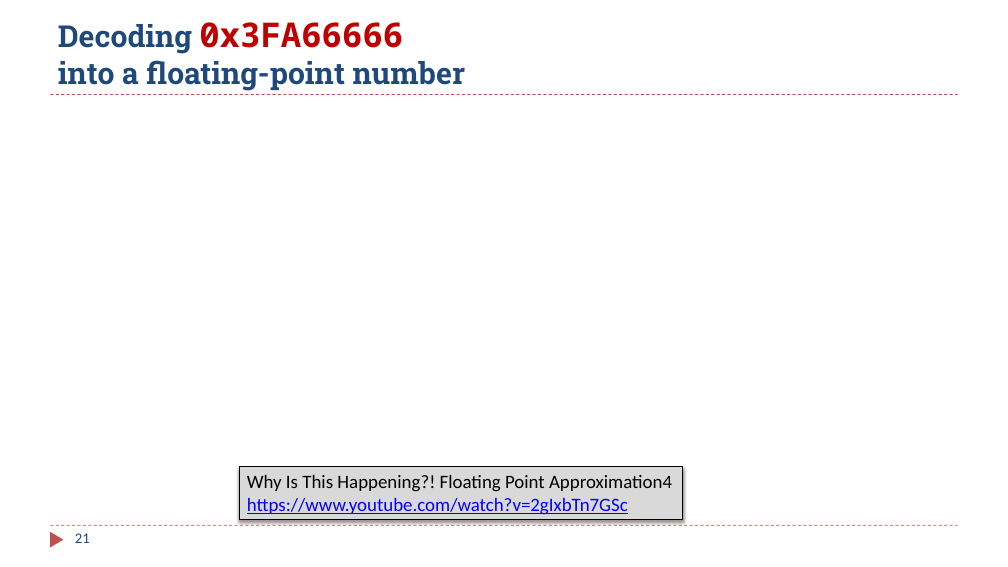
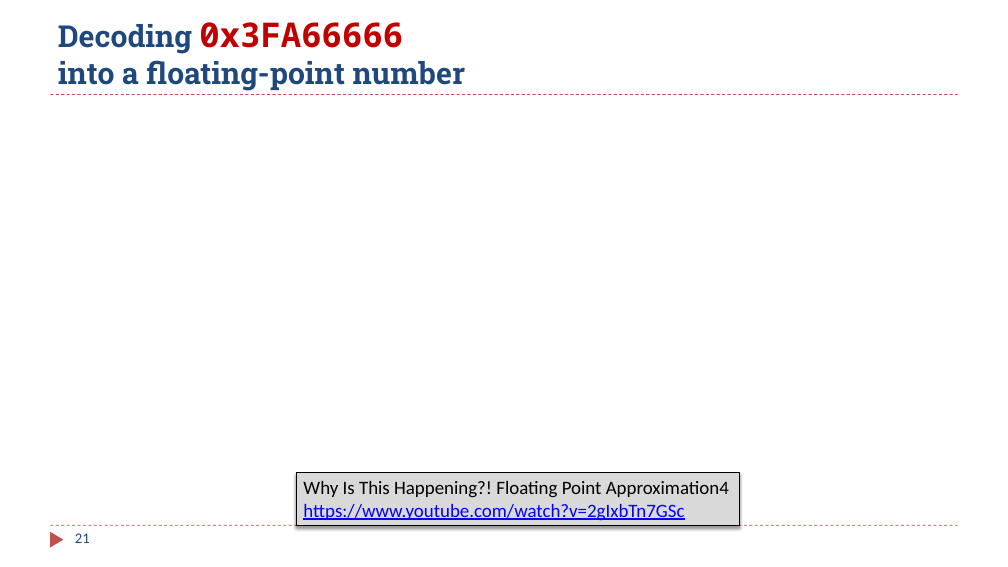
Before and after one commit to guhofstra/CSC111Fa25, a slide deck: slide 21 of PPTs/Ch12_13_Fixed_Floating_Point_Numbers.pptx. Drawn at 1008x567 pixels with LibreOffice and Linux fonts; fonts in the diff are those of the drawing; grey boxes stand for pictures. Boxes give left, top, right and bottom in pixels: in the first picture for what was removed or moved away, otherwise in the second. Text is boxed around its words. In the diff, an @@ line names an element or a change of style, - is before the commit and + after.

```diff
--- a/PPTs/Ch12_13_Fixed_Floating_Point_Numbers.pptx
+++ b/PPTs/Ch12_13_Fixed_Floating_Point_Numbers.pptx
@@ rectangle "Why Is This Happening?! Floating ...": place and size @@
-rectangle "Why Is This Happening?! Floating ..." at [240, 467, 683, 520]
+rectangle "Why Is This Happening?! Floating ..." at [296, 472, 740, 526]
```
Also in this commit, not shown: 5 other slides changed, 5 other files.
